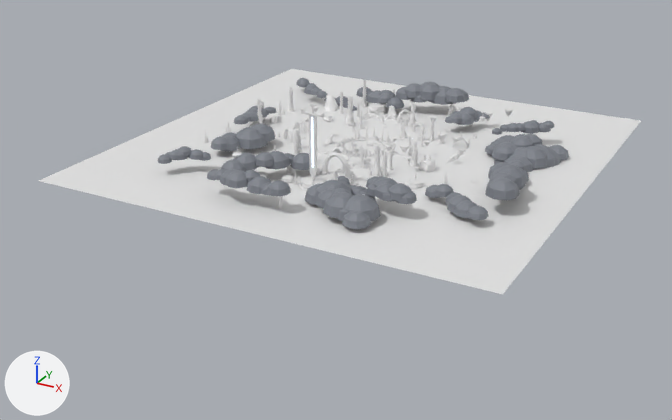
A saved change to the Blender file art/blend/Maps_Lobby.blend.
Both versions are drawn from a 50 mm lens placed at (2684.0, -5294.0, 2144.0), pointed at (-124.0, -190.0, -408.0). The axes (+X, +Y, +Z) are drawn at lower left. The lights are the same throughout. The picture after the commit comes second.

The first picture shows 'Map_Lobby_Ash_17', 'Map_Lobby_Ash_18', 'Map_Lobby_Ash_19', 'Map_Lobby_Ash_21', 'Map_Lobby_Ash_22', 'Map_Lobby_Ash_23', 'Map_Lobby_Ash_25', 'Map_Lobby_Ash_26', 'Map_Lobby_Ash_27', 'Map_Lobby_Ash_30', 'Map_Lobby_CloudBank_5', 'Map_Lobby_CloudBank_8' and 41 more.
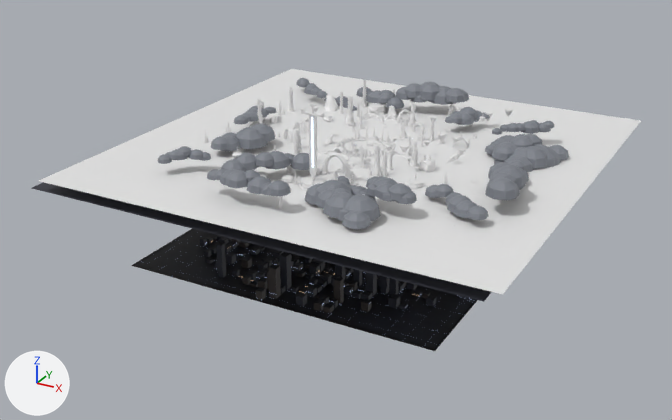
Where the newer file only moved an object's origin or applied its transform, the numbers keep the older frame.

Edits to the bpy script that builds the scene:
```text
Add me_map_lobby_cityroad_6:
    me_map_lobby_cityroad_6.from_pydata([(67.0, 1100.0, 0.0), (61.0, 1100.0, 0.0), (61.0, -1100.0, 0.0), (67.0, -1100.0, 0.0), (3.0, 1100.0, 0.0), (-3.0, 1100.0, 0.0), (-3.0, -1100.0, 0.0), (3.0, -1100.0, 0.0), (-61.0, 1100.0, 0.0), (-67.0, 1100.0, 0.0), (-67.0, -1100.0, 0.0), (-61.0, -1100.0, 0.0)], [], [(0, 1, 2), (0, 2, 3), (4, 5, 6), (4, 6, 7), (8, 9, 10), (8, 10, 11)])
    me_map_lobby_cityroad_6.materials.append(mat_m_cityroad)  # black #0f0f13
Add me_map_lobby_cityroad_2:
    me_map_lobby_cityroad_2.from_pydata([(1100.0, -29.0, 0.0), (-1100.0, -29.0, 0.0), (-1100.0, -35.0, 0.0), (1100.0, -35.0, 0.0), (1100.0, 35.0, 0.0), (-1100.0, 35.0, 0.0), (-1100.0, 29.0, 0.0), (1100.0, 29.0, 0.0)], [], [(0, 1, 2), (0, 2, 3), (4, 5, 6), (4, 6, 7)])
    me_map_lobby_cityroad_2.materials.append(mat_m_cityroad)  # black #0f0f13
Add me_map_lobby_cityground_2:
    me_map_lobby_cityground_2.from_pydata([(1100.0, 383.0, 0.0), (-1100.0, 383.0, 0.0), (-1100.0, -383.0, 0.0), (1100.0, -383.0, 0.0)], [], [(0, 1, 2), (0, 2, 3)])
    me_map_lobby_cityground_2.materials.append(mat_m_cityground)  # black #18181c
Change ob_map_lobby_cityfacade_1:
    ob_map_lobby_cityfacade_1.location: (-98.0, 22.0, -180.0) -> (459.0, -489.0, -594.0)
Change ob_map_lobby_cityfacadewarm_1:
    ob_map_lobby_cityfacadewarm_1.location: (-98.0, 22.0, -212.0) -> (490.0, -520.0, -620.0)
Change ob_map_lobby_cityroad_1:
    ob_map_lobby_cityroad_1.location: (-98.0, 22.0, -260.0) -> (510.0, 22.0, -700.0)
Change ob_map_lobby_cityroof_1:
    ob_map_lobby_cityroof_1.location: (-98.0, 22.0, -176.0) -> (490.0, -489.0, -592.0)
Change ob_map_lobby_dimwindow_4:
    ob_map_lobby_dimwindow_4.location: (-194.0, -128.0, -230.0) -> (-194.0, -1057.0, -694.0)
Change ob_map_lobby_dimwindow_5:
    ob_map_lobby_dimwindow_5.location: (-194.0, 150.0, -189.0) -> (-482.0, -492.0, -670.0)
Add ob_map_lobby_cloudunder_29:
    ob_map_lobby_cloudunder_29 = bpy.data.objects.new('Map_Lobby_CloudUnder_29', me_map_lobby_cloudunder_29)  # 16 vertices, 8 faces; spans x -250.0..250.0, y -250.0..250.0, z 0.0; in mat_m_cloudunder (dark grey #32343e)
    ob_map_lobby_cloudunder_29.location = (-1348.0, -1228.0, -76.0)
Add ob_map_lobby_cloudunder_25:
    ob_map_lobby_cloudunder_25 = bpy.data.objects.new('Map_Lobby_CloudUnder_25', me_map_lobby_cloudunder_25)  # 132 vertices, 66 faces; spans x -539.0..539.0, y -250.0..250.0, z -26.0..26.0; in mat_m_cloudunder (dark grey #32343e)
    ob_map_lobby_cloudunder_25.location = (-559.0, -1228.0, -102.0)
Add ob_map_lobby_cloudunder_21:
    ob_map_lobby_cloudunder_21 = bpy.data.objects.new('Map_Lobby_CloudUnder_21', me_map_lobby_cloudunder_21)  # 128 vertices, 64 faces; spans x -500.0..500.0, y -250.0..250.0, z -21.0..21.0; in mat_m_cloudunder (dark grey #32343e)
    ob_map_lobby_cloudunder_21.location = (402.0, -1228.0, -96.0)
Add ob_map_lobby_cloudunder_17:
    ob_map_lobby_cloudunder_17 = bpy.data.objects.new('Map_Lobby_CloudUnder_17', me_map_lobby_cloudunder_17)  # 16 vertices, 8 faces; spans x -250.0..250.0, y -250.0..250.0, z 0.0; in mat_m_cloudunder (dark grey #32343e)
    ob_map_lobby_cloudunder_17.location = (1152.0, -1228.0, -76.0)
Add ob_map_lobby_cityroof_5:
    ob_map_lobby_cityroof_5 = bpy.data.objects.new('Map_Lobby_CityRoof_5', me_map_lobby_cityroof_5)  # 924 vertices, 462 faces; spans x -506.0..506.0, y -506.0..506.0, z -114.0..114.0; in mat_m_cityroof (black #1f2026)
    ob_map_lobby_cityroof_5.location = (-483.0, -490.0, -578.0)
Add ob_map_lobby_cityroad_6:
    ob_map_lobby_cityroad_6 = bpy.data.objects.new('Map_Lobby_CityRoad_6', me_map_lobby_cityroad_6)
    ob_map_lobby_cityroad_6.location = (-1122.0, 22.0, -700.0)
Add ob_map_lobby_cityroad_4:
    ob_map_lobby_cityroad_4 = bpy.data.objects.new('Map_Lobby_CityRoad_4', me_map_lobby_cityroad_4)  # 176 vertices, 88 faces; spans x -1100.0..1100.0, y -1100.0..1100.0, z 0.0; in mat_m_cityroad (black #0f0f13)
    ob_map_lobby_cityroad_4.location = (-98.0, 22.0, -700.0)
Add ob_map_lobby_cityroad_3:
    ob_map_lobby_cityroad_3 = bpy.data.objects.new('Map_Lobby_CityRoad_3', me_map_lobby_cityroad_3)  # 80 vertices, 40 faces; spans x -1100.0..1100.0, y -467.0..467.0, z 0.0; in mat_m_cityroad (black #0f0f13)
    ob_map_lobby_cityroad_3.location = (-98.0, -474.0, -700.0)
Add ob_map_lobby_cityroad_2:
    ob_map_lobby_cityroad_2 = bpy.data.objects.new('Map_Lobby_CityRoad_2', me_map_lobby_cityroad_2)
    ob_map_lobby_cityroad_2.location = (-98.0, -1034.0, -700.0)
Add ob_map_lobby_cityground_2:
    ob_map_lobby_cityground_2 = bpy.data.objects.new('Map_Lobby_CityGround_2', me_map_lobby_cityground_2)
    ob_map_lobby_cityground_2.location = (-98.0, -695.0, -700.0)
Add ob_map_lobby_cityfacadewarm_4:
    ob_map_lobby_cityfacadewarm_4 = bpy.data.objects.new('Map_Lobby_CityFacadeWarm_4', me_map_lobby_cityfacadewarm_4)  # 1072 vertices, 536 faces; spans x -506.0..506.0, y -504.0..504.0, z -104.0..104.0; in mat_m_cityfacadewarm (dark grey #36302e)
    ob_map_lobby_cityfacadewarm_4.location = (-483.0, -492.0, -596.0)
Add ob_map_lobby_cityfacadewarm_3:
    ob_map_lobby_cityfacadewarm_3 = bpy.data.objects.new('Map_Lobby_CityFacadeWarm_3', me_map_lobby_cityfacadewarm_3)  # 16 vertices, 8 faces; spans x -23.0..23.0, y -23.0..23.0, z -30.0..30.0; in mat_m_cityfacadewarm (dark grey #36302e)
    ob_map_lobby_cityfacadewarm_3.location = (-194.0, -1034.0, -670.0)
Add ob_map_lobby_cityfacade_4:
    ob_map_lobby_cityfacade_4 = bpy.data.objects.new('Map_Lobby_CityFacade_4', me_map_lobby_cityfacade_4)  # 2592 vertices, 1296 faces; spans x -504.0..504.0, y -472.0..472.0, z -118.0..118.0; in mat_m_cityfacade (dark grey #282a34)
    ob_map_lobby_cityfacade_4.location = (-482.0, -457.0, -582.0)
```

Changed parts and their boxes [x1, y1, x2, y2] in the pictures (672 x 420 px):
'Map_Lobby_CityGround_2', added (black): after [131, 229, 477, 351]
'Map_Lobby_CloudUnder_21', added: after [228, 230, 400, 278]
'Map_Lobby_CityFacade_1', moved (not visible before): after [296, 264, 437, 310]
'Map_Lobby_CityFacade_4', added: after [200, 236, 335, 294]
'Map_Lobby_CloudUnder_25', added: after [92, 197, 239, 237]
'Map_Lobby_CloudUnder_17', added: after [391, 269, 491, 302]
'Map_Lobby_CityRoof_5', added: after [200, 235, 332, 292]
'Map_Lobby_CityFacadeWarm_4', added: after [232, 239, 321, 299]
'Map_Lobby_CityRoad_3', added: after [144, 230, 477, 340]
'Map_Lobby_CityRoof_1', moved (not visible before): after [296, 267, 436, 308]
'Map_Lobby_CloudUnder_29', added: after [32, 182, 103, 203]
'Map_Lobby_CityFacadeWarm_1', moved (not visible before): after [304, 271, 430, 313]
'Map_Lobby_CityRoad_1', moved (not visible before): after [325, 282, 476, 351]
'Map_Lobby_CityRoad_2', added: after [134, 261, 440, 350]
'Map_Lobby_CityRoad_4', added (mostly hidden): after [156, 234, 276, 290]
'Map_Lobby_CityRoad_6', added: after [133, 229, 208, 270]
'Map_Lobby_CityFacadeWarm_3', added: after [256, 289, 266, 300]
'Map_Lobby_DimWindow_5', moved (not visible before): after [233, 243, 320, 295]
